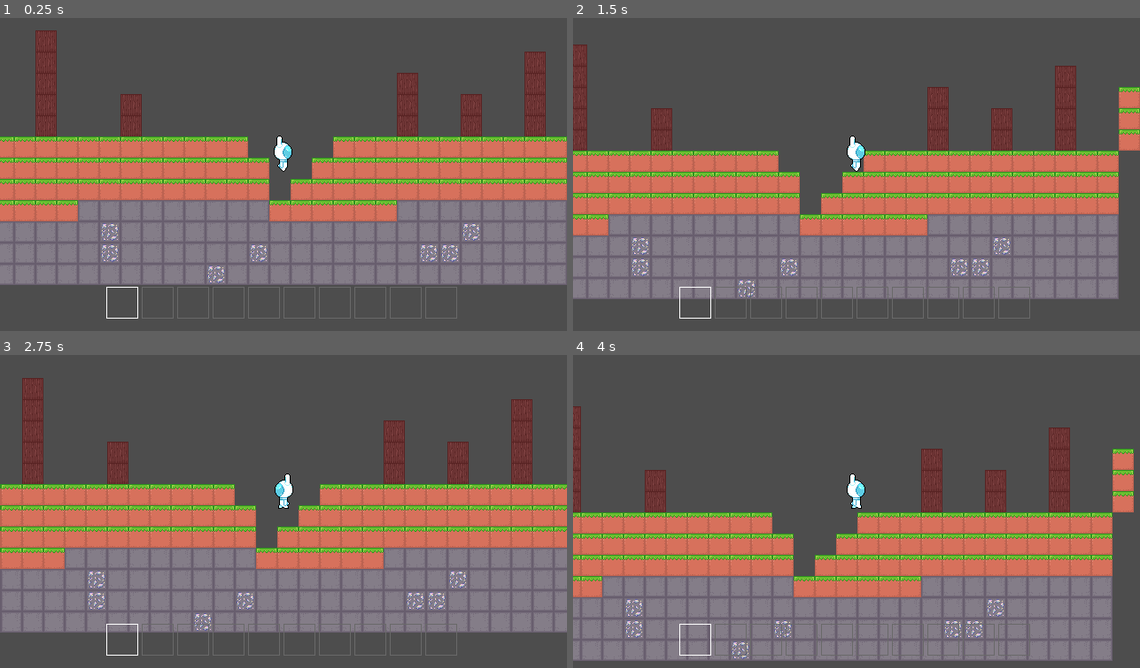
Above: before the commit, frames 1-4 (two rows, left to right).
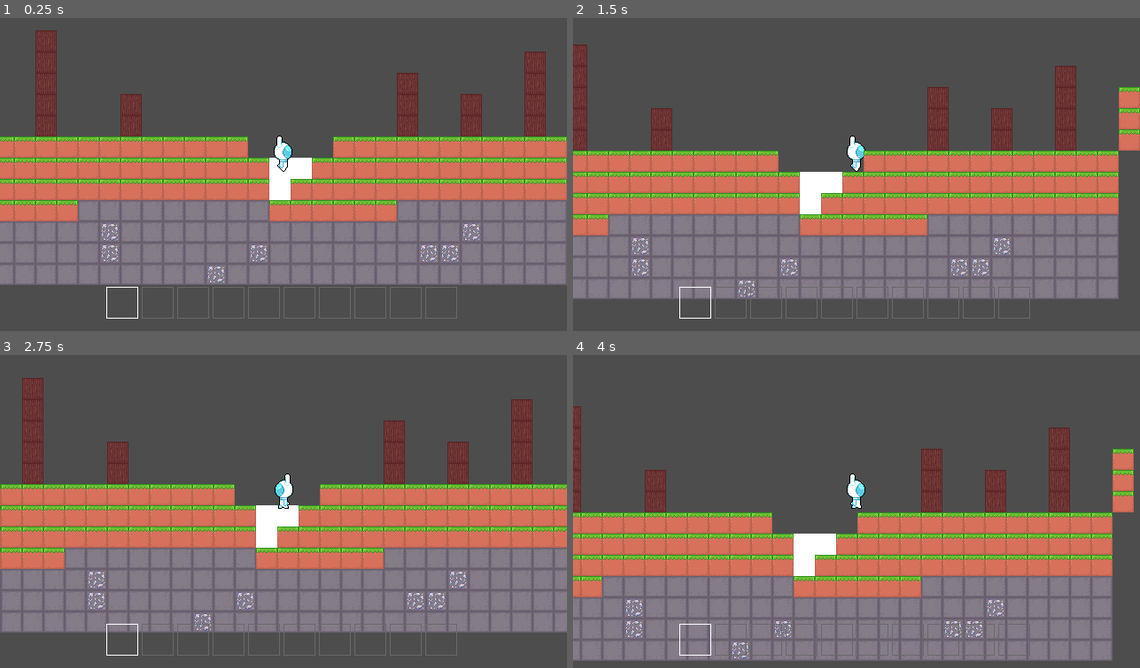
Above: after the commit, the same moments.

Repository: GriffinRio/Game-likeJam10
Game: Godot game, scene res://main.tscn
The game is run twice, just before and just after one commit, with the same random seed, the same clock (stepped at 60 frames per second) and the same inputs.
Inputs (mouse positions are in pixels of both pictures, inside the frame that each line leads up to):
- Up to frame 1 (0.25 s): no input
- Up to frame 2 (1.5 s): move the mouse to (981, 155) at 0.52 s; hold D (Move_Right) from 0.53 s (still down); click (981, 155) at 0.6 s; tap W (Jump) at 0.77 s; move the mouse to (743, 187) at 1.27 s; tap 1 (Direct_Item_Switch) at 1.35 s
- Up to frame 3 (2.75 s): tap W (Jump) at 1.52 s; move the mouse to (340, 439) at 2.02 s; release D (Move_Right) at 2.03 s; hold A (Move_Left) from 2.03 s (still down); hold Right mouse button (Place) from 2.03 s (still down)
- Up to frame 4 (4 s): move the mouse to (828, 570) at 2.77 s; release A (Move_Left) at 2.78 s; release Right mouse button (Place) at 2.78 s; hold D (Move_Right) from 2.78 s (still down); tap Mouse wheel down (Switch_Item_Down) at 2.85 s; tap W (Jump) at 3.02, 3.77 s; move the mouse to (1026, 555) at 3.52 s; hold Mouse wheel up (Switch_Item_Up) from 3.53 s (still down)

The runs differ from the first frame. In frame 1, 0.7% of the frame differs, in the area x 47-55%, y 44-59%; in frame 2, 0.8%, in the area x 40-52%, y 42-63%; in frame 3, 0.7%; in frame 4, 0.8%.

Commit message:
small changes to layering and properties.

Diff:
--- a/gameLikeJam10/Environment/tile_map.tscn
+++ b/gameLikeJam10/Environment/tile_map.tscn
@@ -32,7 +32,6 @@
 sources/1 = SubResource("TileSetAtlasSource_3dr34")
 
 [node name="TileMap" type="Node2D" unique_id=968644839]
-z_index = -1
 script = ExtResource("2_1n30v")
 
 [node name="TileLayer" type="TileMapLayer" parent="." unique_id=1278679280]
--- a/gameLikeJam10/Resources/Templates/block.gd
+++ b/gameLikeJam10/Resources/Templates/block.gd
@@ -4,6 +4,6 @@
 @export var name : String
 @export var tool_type : Enums.tool_type
 @export var hardness : float
-@export var drop_tools : Array[Item]
+@export var drop_tools : Array[ItemTools]
 ## Connects to an Item that will be giving to the player when block is broken
 @export var drop : Item
--- a/gameLikeJam10/Resources/Templates/item_tools.gd
+++ b/gameLikeJam10/Resources/Templates/item_tools.gd
@@ -3,4 +3,3 @@
 
 @export var tool_type : Enums.tool_type
 @export var multiplier : float = 1.0
-@export var recipe : Array[Item]
--- a/gameLikeJam10/main.tscn
+++ b/gameLikeJam10/main.tscn
@@ -5,6 +5,7 @@
 [ext_resource type="PackedScene" uid="uid://cg211pusphqds" path="res://Environment/tile_map.tscn" id="2_0xm2m"]
 [ext_resource type="PackedScene" uid="uid://qntxa88dg8jv" path="res://UI/hotbar.tscn" id="4_1bvp3"]
 [ext_resource type="PackedScene" uid="uid://ci1r1205qqwnk" path="res://UI/breaking.tscn" id="5_lquwl"]
+[ext_resource type="PackedScene" uid="uid://p3i034erovwe" path="res://Environment/space_ship.tscn" id="6_7mycd"]
 
 [node name="Main" type="Node2D" unique_id=1355193467]
 script = ExtResource("1_h2yge")
@@ -15,6 +16,7 @@
 [node name="TileMap" parent="." unique_id=968644839 instance=ExtResource("2_0xm2m")]
 
 [node name="WorldUI" type="CanvasLayer" parent="." unique_id=1472346036]
+layer = 5
 follow_viewport_enabled = true
 
 [node name="Breaking" parent="WorldUI" unique_id=1303803340 instance=ExtResource("5_lquwl")]
@@ -38,4 +40,8 @@
 size_flags_vertical = 4
 metadata/_edit_use_anchors_ = true
 
+[node name="SpaceShip" parent="." unique_id=227148207 instance=ExtResource("6_7mycd")]
+z_index = -1
+position = Vector2(312, 264)
+
 [connection signal="start_mining" from="Player" to="." method="_on_player_start_mining"]
